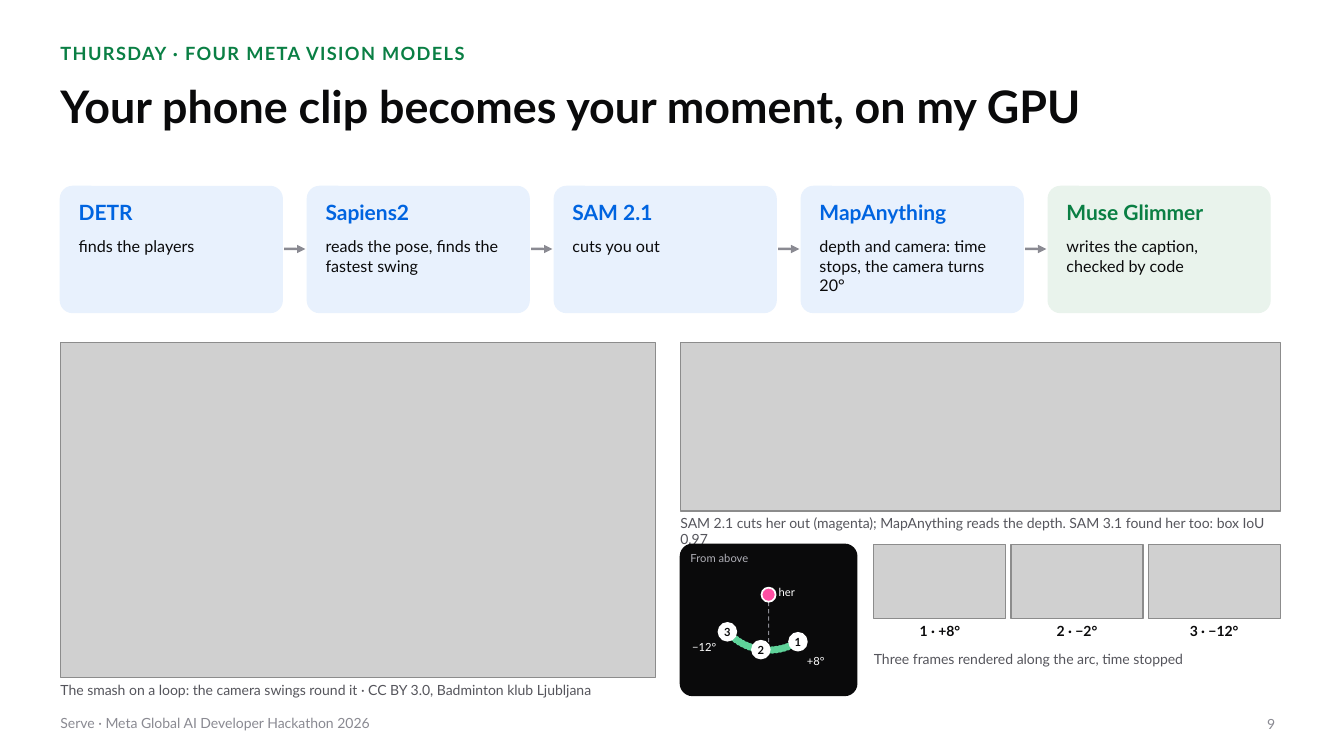
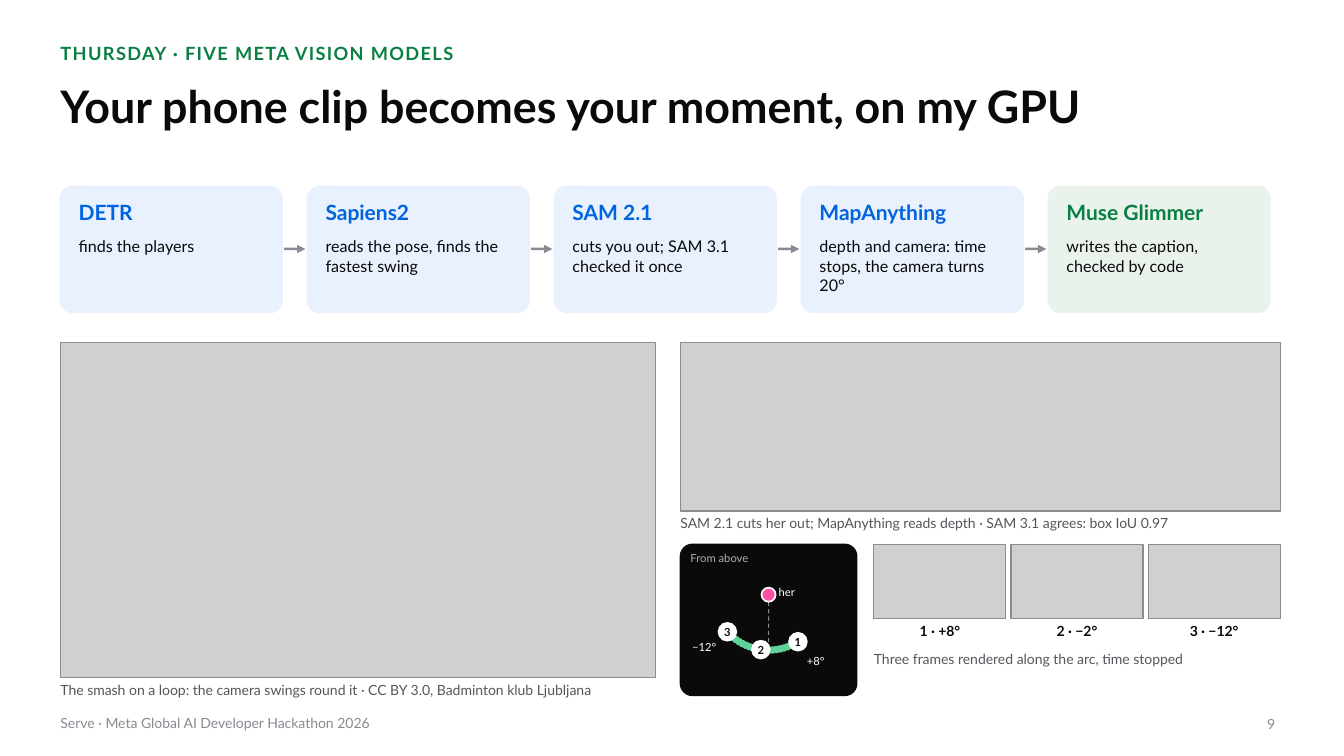
Before and after one commit to gino6178/serve-meta-hackathon, a slide deck: slide 9 of video/deck/Serve_Meta_deck.pptx. Drawn at 1344x756 pixels with LibreOffice and Linux fonts; fonts in the diff are those of the drawing; grey boxes stand for pictures. Boxes give left, top, right and bottom in pixels: in the first picture for what was removed or moved away, otherwise in the second. Text is boxed around its words. In the diff, an @@ line names an element or a change of style, - is before the commit and + after.

```diff
--- a/video/deck/Serve_Meta_deck.pptx
+++ b/video/deck/Serve_Meta_deck.pptx
@@ text at box(60, 46, 453, 60): text changed @@
-THURSDAY · FOUR META VISION MODELS
+THURSDAY · FIVE META VISION MODELS
@@ text at box(572, 240, 730, 272): text changed @@
-cuts you out
+cuts you out; SAM 3.1 checked it once
@@ text at box(680, 517, 1169, 531): text changed @@
-SAM 2.1 cuts her out (magenta); MapAnything reads the depth. SAM 3.1 found her too: box IoU 0.97
+SAM 2.1 cuts her out; MapAnything reads depth · SAM 3.1 agrees: box IoU 0.97
```
Also in this commit, not shown: 6 other slides changed, 2 other files.
